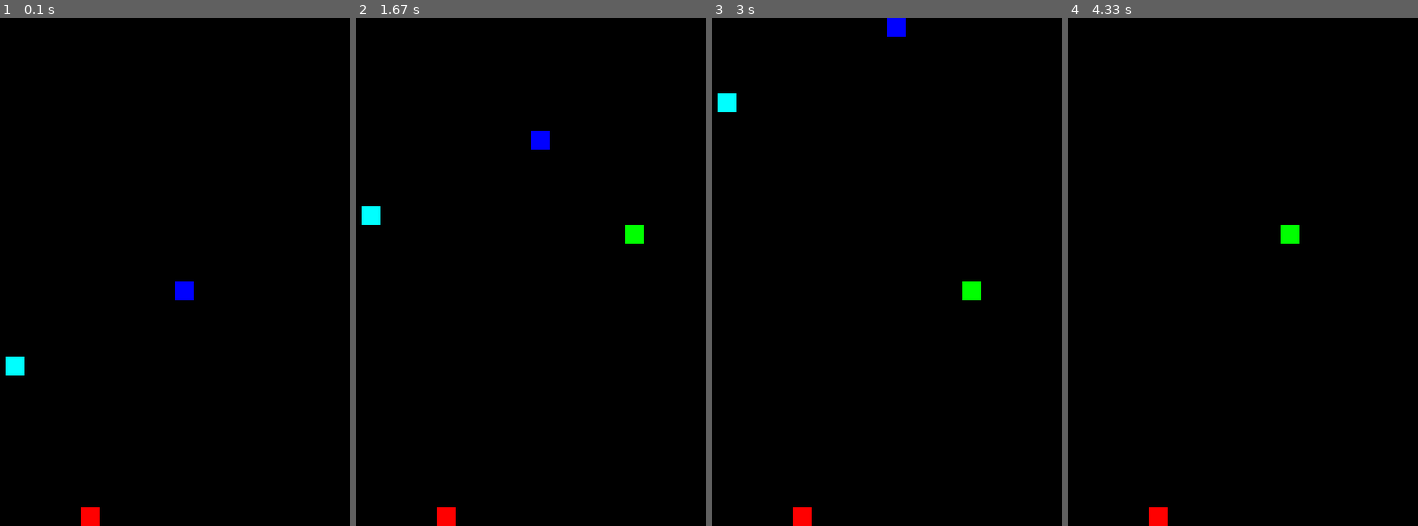
Above: before the commit, frames 1-4 (left to right).
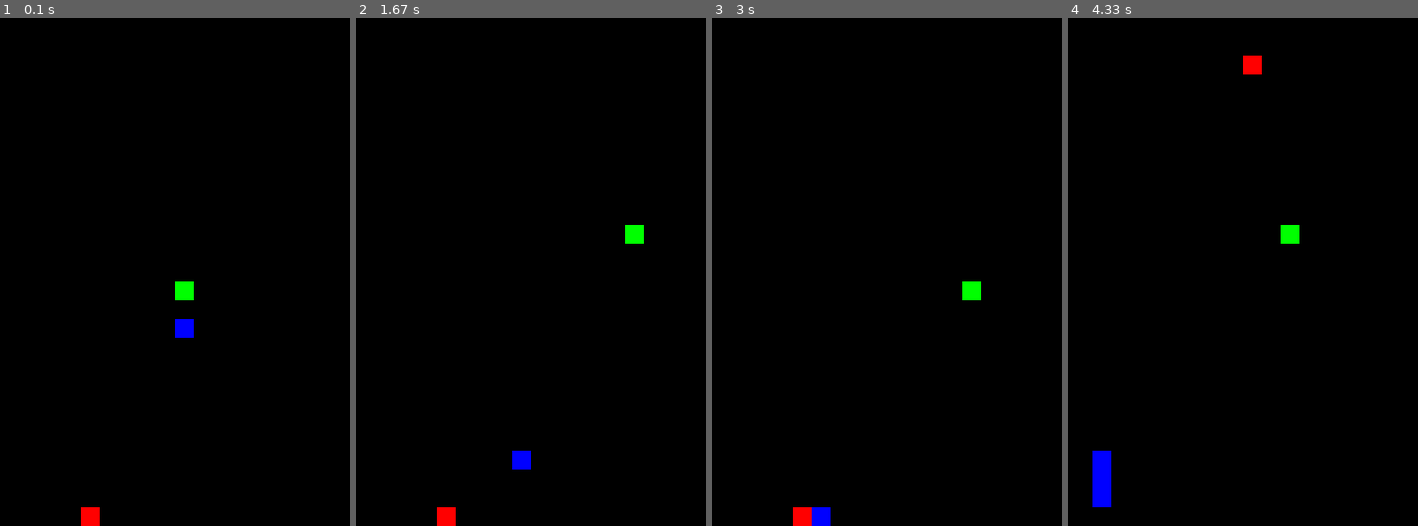
Above: after the commit, the same moments.

Repository: annego15/Pygame-Snake
Game: pygame game, started from snake.py
Same seed, same stepped clock (60 frames per second), same inputs: the game is played once before the commit and once after it.
Inputs:
- Up to frame 1 (0.1 s): no input
- Up to frame 2 (1.67 s): hold D 0.33-0.8 s; hold W 0.83-1.27 s; hold D from 1.3 s (still down)
- Up to frame 3 (3 s): release D at 1.8 s; hold A 1.83-2.37 s; hold S 2.4-2.95 s; hold A from 2.98 s (still down)
- Up to frame 4 (4.33 s): release A at 3.53 s; hold W 3.57-4.12 s; hold D from 4.15 s (still down)

The runs differ from the first frame. In frame 1, 0.6% of the frame differs, in the area x 1-56%, y 51-71%; in frame 2, 0.6%; in frame 3, 0.6%; in frame 4, 1.0%, in the area x 6-56%, y 7-100%.

Commit message:
add ai to game

Diff:
--- /dev/null
+++ b/ai.py
@@ -0,0 +1,56 @@
+from game import *
+import math
+
+
+class AiFollow(Player):
+    def __init__(self, game, color):
+        super().__init__(game, color, ai=True)
+        self.game = game
+        self.players = []
+
+    def pass_players(self, players):
+        self.players = players
+
+    def update_ai(self):
+        self.compute_direction()
+
+    def compute_direction(self):
+        # calculate vector with vector-geo (flipped y because y-axis is flipped)
+        vector = (self.game.food_x - self.snake_tiles_x[0], self.snake_tiles_y[0] - self.game.food_y)
+        # calculate angle to food with angle = tan^-1(y/x)
+        angle = math.atan2(vector[1], vector[0])/math.pi
+        print("Vector {} / {} angle: {}".format(vector[0], vector[1], angle))
+        if 0.25 <= angle < 0.75:
+            self.direction = self.find_good_dir(0)
+        elif 0.75 <= angle or angle < -0.75:
+            self.direction = self.find_good_dir(1)
+        elif -0.75 <= angle < -0.25:
+            self.direction = self.find_good_dir(2)
+        else:
+            self.direction = self.find_good_dir(3)
+
+    def find_good_dir(self, new_dir):
+        try_dir = new_dir
+        for add_dir in (0, 1, 3, 2):
+            try_dir = (new_dir + add_dir) % 4
+            x, y = self.calc_new_head_pos(try_dir)
+
+            found_collision = False
+            for player in self.players:
+                for i in range(len(player.snake_tiles_x)):
+                    if x == player.snake_tiles_x[i] and \
+                            y == player.snake_tiles_y[i]:
+                        # found collision with other player
+                        found_collision = True
+                        break
+
+            if not found_collision:
+                # found direction which works
+                break
+        else:
+            print("At this moment he realised: He is fucked!")
+            return self.direction
+
+        # return direction which works
+        print("Ai dir to food: {}, dir to avoid collision: {}".format(new_dir, try_dir))
+        return try_dir
--- a/game.py
+++ b/game.py
@@ -9,16 +9,16 @@
 
 
 class Game:
-    def __init__(self, screen_, board_length_, board_height_, cell_size_):
-        self.board_length = board_length_
-        self.board_height = board_height_
-        self.cell_size = cell_size_
+    def __init__(self, screen, board_length, board_height, cell_size):
+        self.board_length = board_length
+        self.board_height = board_height
+        self.cell_size = cell_size
 
         self.coordinates_length = self.board_length // self.cell_size
         self.coordinates_height = self.board_height // self.cell_size
         self.food_x = random.randint(0, self.coordinates_length - 1)
         self.food_y = random.randint(0, self.coordinates_height - 1)
-        self.screen = screen_
+        self.screen = screen
         self.game_over = False
         self.players = []
         x, y = self.to_pixel(self.food_x, self.food_y)
@@ -86,35 +86,50 @@
 
 
 class Player:
-    def __init__(self, game_, color_, key_up_, key_right_, key_down_, key_left_):
-        self.game = game_
-        self.color = color_
-        self.key_up = key_up_
-        self.key_right = key_right_
-        self.key_down = key_down_
-        self.key_left = key_left_
+    def __init__(self, game, color, key_up=None, key_left=None, key_down=None, key_right=None, ai=False):
+        self.game = game
+        self.color = color
+        self.key_up = key_up
+        self.key_left = key_left
+        self.key_down = key_down
+        self.key_right = key_right
+
+        self.ai = ai
 
         self.snake_tiles_x = [random.randint(self.game.coordinates_length // 4,
                               (self.game.coordinates_length // 4) * 3)]
         self.snake_tiles_y = [random.randint(self.game.coordinates_length // 4,
                               (self.game.coordinates_length // 4) * 3)]
-        self.direction = 0      # 0 = up, 1 = right, 2 = down, 3 = left
+        self.direction = 0      # 0 = up, 1 = left, 2 = down, 3 = right
         self.last_direction = 0
         self.game_over_player = False
         self.food_eaten = False
         self.player_rect = pygame.Rect(0, 0, self.game.cell_size, self.game.cell_size)
         self.game.add_player(self)
 
+    def calc_new_head_pos(self, direction):
+        if direction == 0:
+            return self.snake_tiles_x[0], self.snake_tiles_y[0] - 1
+        elif direction == 1:
+            return self.snake_tiles_x[0] - 1, self.snake_tiles_y[0]
+        elif direction == 2:
+            return self.snake_tiles_x[0], self.snake_tiles_y[0] + 1
+        elif direction == 3:
+            return self.snake_tiles_x[0] + 1, self.snake_tiles_y[0]
+
     def update_player(self, game):
-        if self.direction == 0:
-            self.check_cell(self.snake_tiles_x[0], self.snake_tiles_y[0] - 1)
-        elif self.direction == 1:
-            self.check_cell(self.snake_tiles_x[0] + 1, self.snake_tiles_y[0])
-        elif self.direction == 2:
-            self.check_cell(self.snake_tiles_x[0], self.snake_tiles_y[0] + 1)
-        elif self.direction == 3:
-            self.check_cell(self.snake_tiles_x[0] - 1, self.snake_tiles_y[0])
+        x, y = self.calc_new_head_pos(self.direction)
         self.last_direction = self.direction
+
+        if x >= self.game.coordinates_length or y >= self.game.coordinates_height or x < 0 or y < 0:
+            self.game_over_player = True
+
+        for i in range(len(self.snake_tiles_x)):
+            if self.snake_tiles_x[i] == x and self.snake_tiles_y[i] == y:
+                self.game_over_player = True
+
+        self.snake_tiles_x.insert(0, x)
+        self.snake_tiles_y.insert(0, y)
 
         if not self.food_eaten:
             self.snake_tiles_x.pop(-1)
@@ -125,17 +140,6 @@
             if self.snake_tiles_x[i] == game.food_x and self.snake_tiles_y[i] == game.food_y:
                 self.food_eaten = True
 
-    def check_cell(self, x, y):
-        if x >= self.game.coordinates_length or y >= self.game.coordinates_height or x < 0 or y < 0:
-            self.game_over_player = True
-
-        for i in range(len(self.snake_tiles_x)):
-            if self.snake_tiles_x[i] == x and self.snake_tiles_y[i] == y:
-                self.game_over_player = True
-
-        self.snake_tiles_x.insert(0, x)
-        self.snake_tiles_y.insert(0, y)
-
     def draw_player(self, screen):
         for i in range(len(self.snake_tiles_x)):
             self.player_rect.x, self.player_rect.y = self.game.to_pixel(self.snake_tiles_x[i], self.snake_tiles_y[i])
@@ -144,11 +148,11 @@
     def change_direction(self, event):
         if event.key == self.key_up:
             new_dir = 0
-        elif event.key == self.key_right:
+        elif event.key == self.key_left:
             new_dir = 1
         elif event.key == self.key_down:
             new_dir = 2
-        elif event.key == self.key_left:
+        elif event.key == self.key_right:
             new_dir = 3
         else:
             return
@@ -159,3 +163,7 @@
             # don't run into yourself
             if self.last_direction != (new_dir+2) % 4:
                 self.direction = new_dir
+
+    def change_direction_ai(self, direction):
+        if 0 <= direction <= 3:
+            self.direction = direction
--- a/snake.py
+++ b/snake.py
@@ -2,6 +2,7 @@
 from pygame.locals import *
 
 from game import *
+from ai import *
 
 board_width = 640  # board width in pixels
 board_height = 540  # board height in pixels
@@ -21,9 +22,12 @@
     pygame.display.set_caption('Snake')
 
     my_game = Game(screen, board_width, board_height, cell_size)
-    Player(my_game, GREEN, K_w, K_d, K_s, K_a)
-    Player(my_game, BLUE, K_UP, K_RIGHT, K_DOWN, K_LEFT)
-    Player(my_game, CYAN, K_u, K_k, K_j, K_h)
+    ai1 = AiFollow(my_game, BLUE)
+    Player(my_game, GREEN, K_w, K_a, K_s, K_d)
+    #Player(my_game, BLUE, K_UP, K_LEFT, K_DOWN, K_RIGHT)
+    #Player(my_game, CYAN, K_u, K_h, K_j, K_k)
+
+    ai1.pass_players(my_game.players)
 
     fps_clock = pygame.time.Clock()
     is_running = True
@@ -35,8 +39,10 @@
             elif event.type == KEYDOWN:
                 # change direction if keys pressed
                 for player in my_game.players:
-                    player.change_direction(event)
+                    if not player.ai:
+                        player.change_direction(event)
 
+        ai1.update_ai()
         my_game.update_game()
 
         if not my_game.players:
